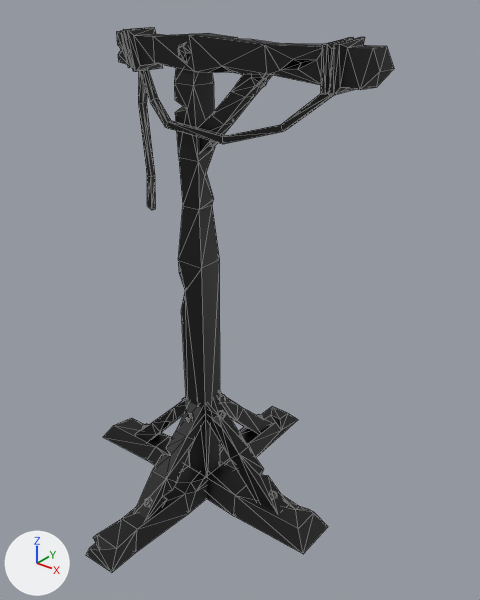
A saved change to the glTF model public/siege/scifi/dark_SM_Prop_Gibbet_01.gltf.
The view is the same before and after, from a camera (50 mm lens) standing at (4.07, -4.45, 5.19) and looking at (0.39, 0.16, 2.33). Every picture has the same lights, and +X, +Y and +Z are marked at lower left. The first picture is the older version. Mesh edges are drawn as thin lines. Where no turn or scale is listed for an object, it has been applied to the vertices.

Script lines for the objects in view, before the commit:
```python
mat_gothic2 = principled_material('Gothic2')
mat_gothic2.texture = img_polygondarkfantasy_emissive_04_a
mat_gothic2.roughness = 0.553
me_mesh = bpy.data.meshes.new('Mesh')
me_mesh.from_pydata(...)  # 446 vertices, 750 faces; spans x -1.51..1.82, y -1.59..1.62, z -0.02..4.79
me_mesh.materials.append(mat_gothic2)  # picture img_polygondarkfantasy_emissive_04_a
ob_sm_prop_gibbet_01 = bpy.data.objects.new('SM_Prop_Gibbet_01', me_mesh)
ob_sm_prop_gibbet_01.location = (0.0, 0.0, 0.0)
```
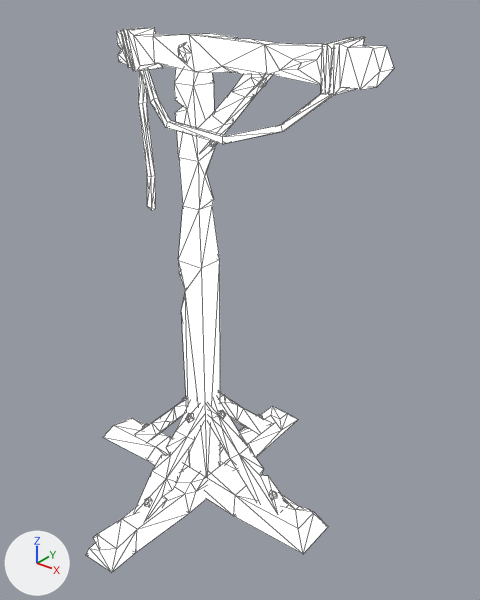
The change, as a diff of the scene's bpy script:
```diff
--- a/public/siege/scifi/dark_SM_Prop_Gibbet_01.gltf.py
+++ b/public/siege/scifi/dark_SM_Prop_Gibbet_01.gltf.py
@@ mat_gothic2 @@
 mat_gothic2.roughness = 0.553
+mat_gothic2.emission_strength = 1.0
```

Pixel boxes (x1, y1, x2, y2) of what changed, in the pictures (480 x 600 px):
'SM_Prop_Gibbet_01', surface changed (black to white)
    both: (86, 27, 394, 572)
